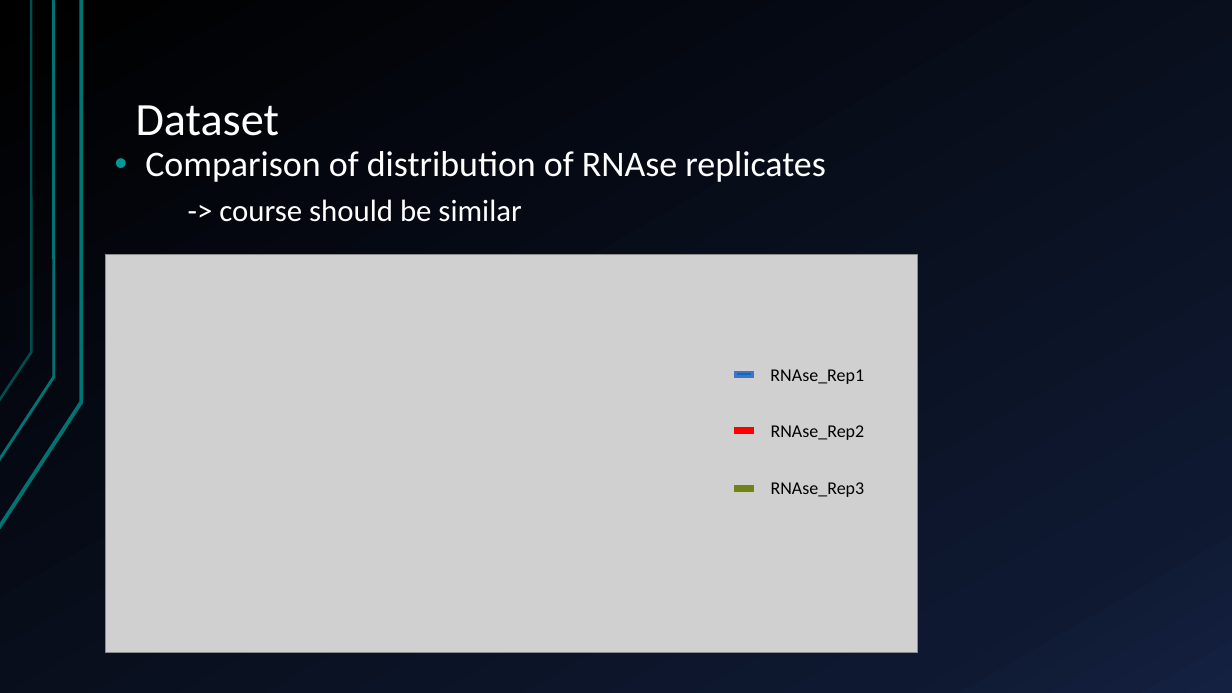
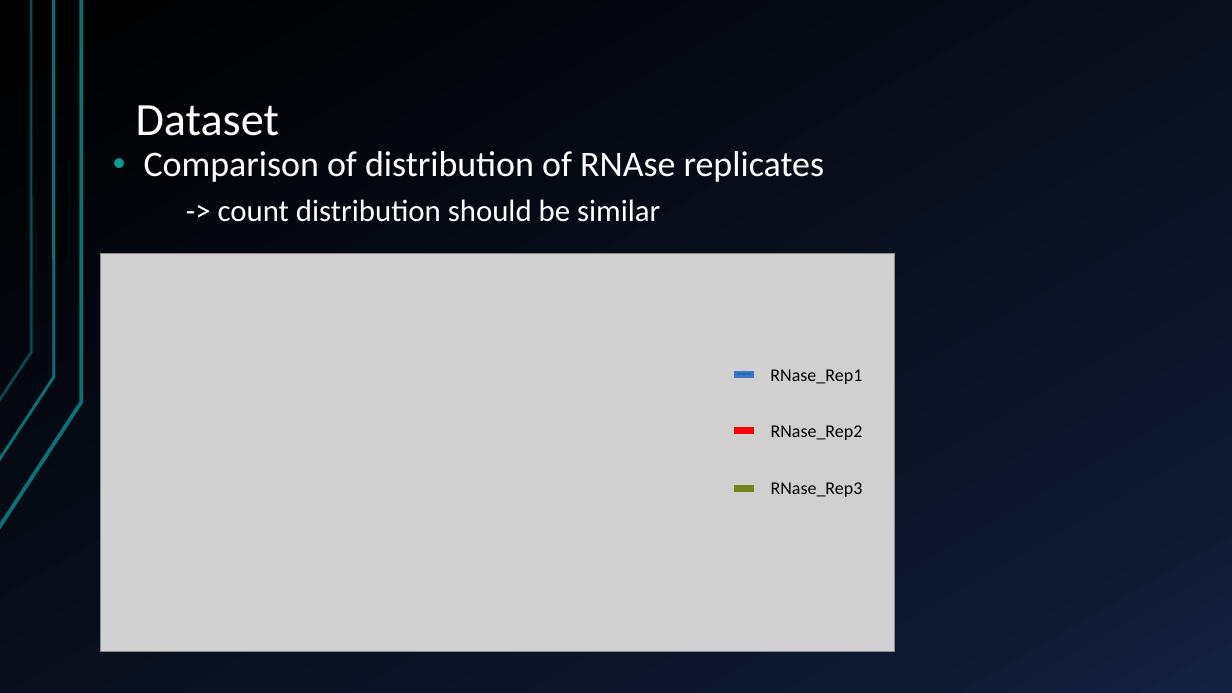
Before and after one commit to AlexandraKummer/2021-topic-03-team-04, a slide deck: slide 8 of Project proposal.pptx (slide 7 before the commit). Drawn at 1232x693 pixels with LibreOffice and Linux fonts; fonts in the diff are those of the drawing; grey boxes stand for pictures. Boxes give left, top, right and bottom in pixels: in the first picture for what was removed or moved away, otherwise in the second. Text is boxed around its words. In the diff, an @@ line names an element or a change of style, - is before the commit and + after.

```diff
--- a/Project proposal.pptx
+++ b/Project proposal.pptx
@@ text at [218,199,660,222]: text changed @@
-  -> course should be similar
+  -> count distribution should be similar
@@ picture: place and size @@
-picture at [106,254,918,653]
+picture at [101,253,895,652]
@@ text at [770,369,862,384]: text changed @@
-RNAse_Rep1
+RNase_Rep1
@@ text at [771,425,863,440]: text changed @@
-RNAse_Rep2
+RNase_Rep2
@@ text at [771,482,863,497]: text changed @@
-RNAse_Rep3
+RNase_Rep3
```
Also in this commit, not shown: 12 other slides changed, 5 slides added, 3 slides removed.
